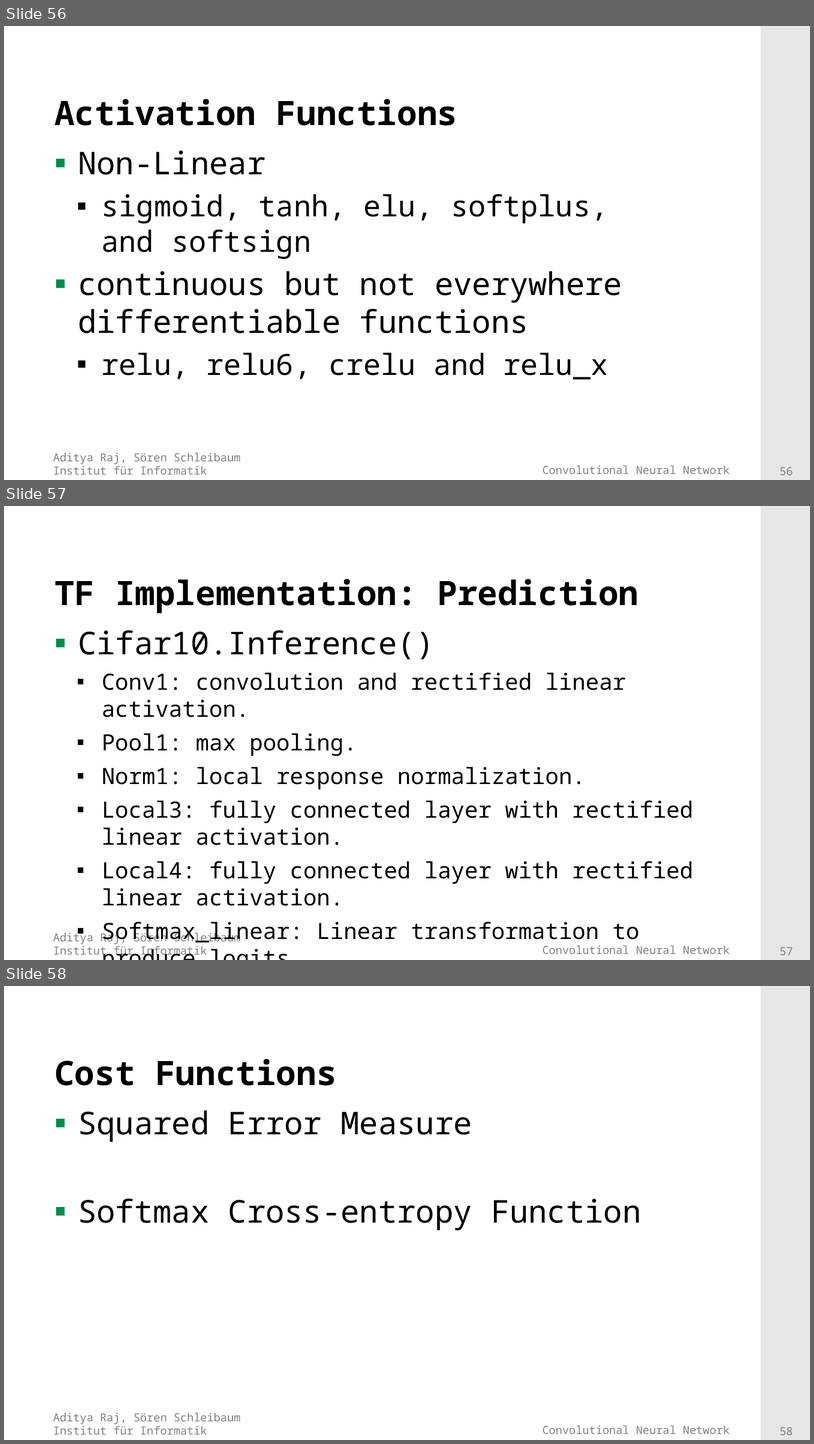
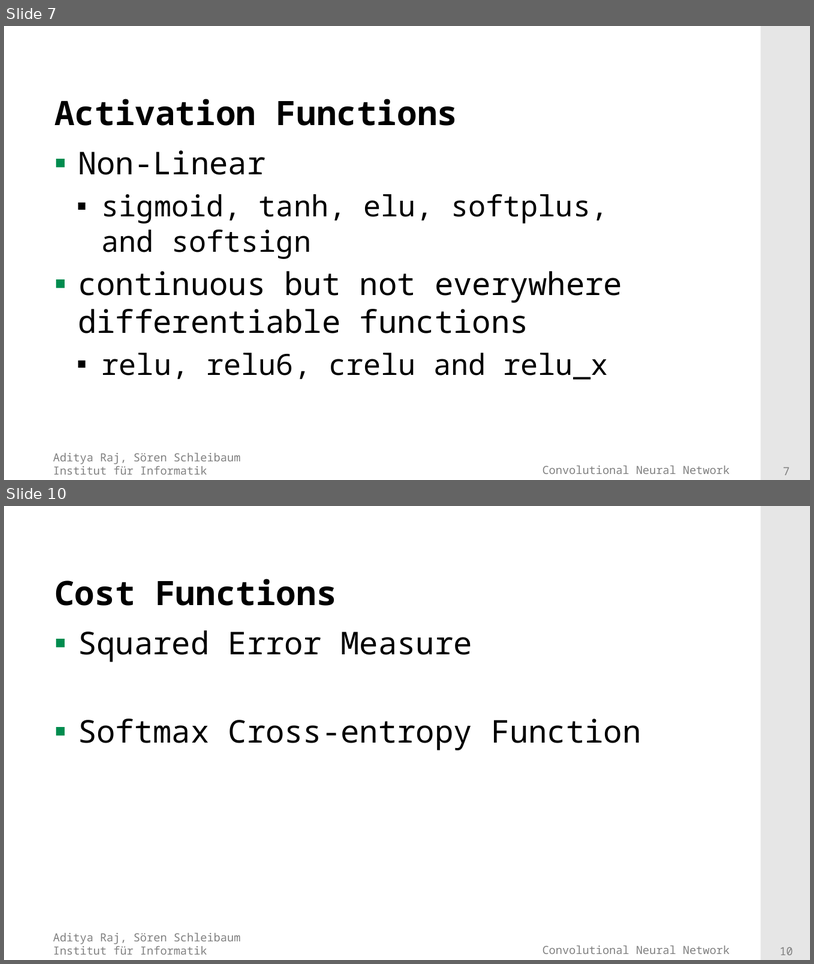
Before and after one commit to adityaraj52/ConvNet, a slide deck: PresentationsAndTalk/Presentation_final.pptx. Shown one above the other, each under a label of ours: slides 56, 57 and 58 before the commit, slides 7 and 10 after it; the slides between them are not shown. The pictures are 814x1444 and 814x964 pixels, drawn with LibreOffice and Linux fonts; fonts in the diff are those of the drawing; background and template pictures are left out. Boxes give left, top, right and bottom in pixels: in the first picture for what was removed or moved away, otherwise in the second. Text is boxed around its words. In the diff, an @@ line names an element or a change of style, - is before the commit and + after.

```diff
--- a/PresentationsAndTalk/Presentation_final.pptx
+++ b/PresentationsAndTalk/Presentation_final.pptx
@@ slide 57 removed at [4, 506, 810, 960], background #FFFFFF; not listed: 4 template elements that a slide beside it also shows @@
@@ title removed at [54, 579, 639, 613] @@
-TF Implementation: Prediction
@@ text removed at [78, 630, 693, 944] @@
-▪ Cifar10.Inference()
-  ▪ Conv1: convolution and rectified linear activation.
-  ▪ Pool1: max pooling.
-  ▪ Norm1: local response normalization.
-  ▪ Local3: fully connected layer with rectified linear activation.
-  ▪ Local4: fully connected layer with rectified linear activation.
-  ▪ Softmax_linear: Linear transformation to produce logits.
@@ what was slide 56 is now slide 7 @@
@@ page number at [783, 467, 790, 475]: text changed @@
-56
+7
@@ what was slide 58 is now slide 10 @@
@@ page number at [780, 946, 793, 955]: text changed @@
-58
+10
```
Also in this commit, not shown: 4 slides changed, 4 slides added, 26 other slides removed, 6 other files.
